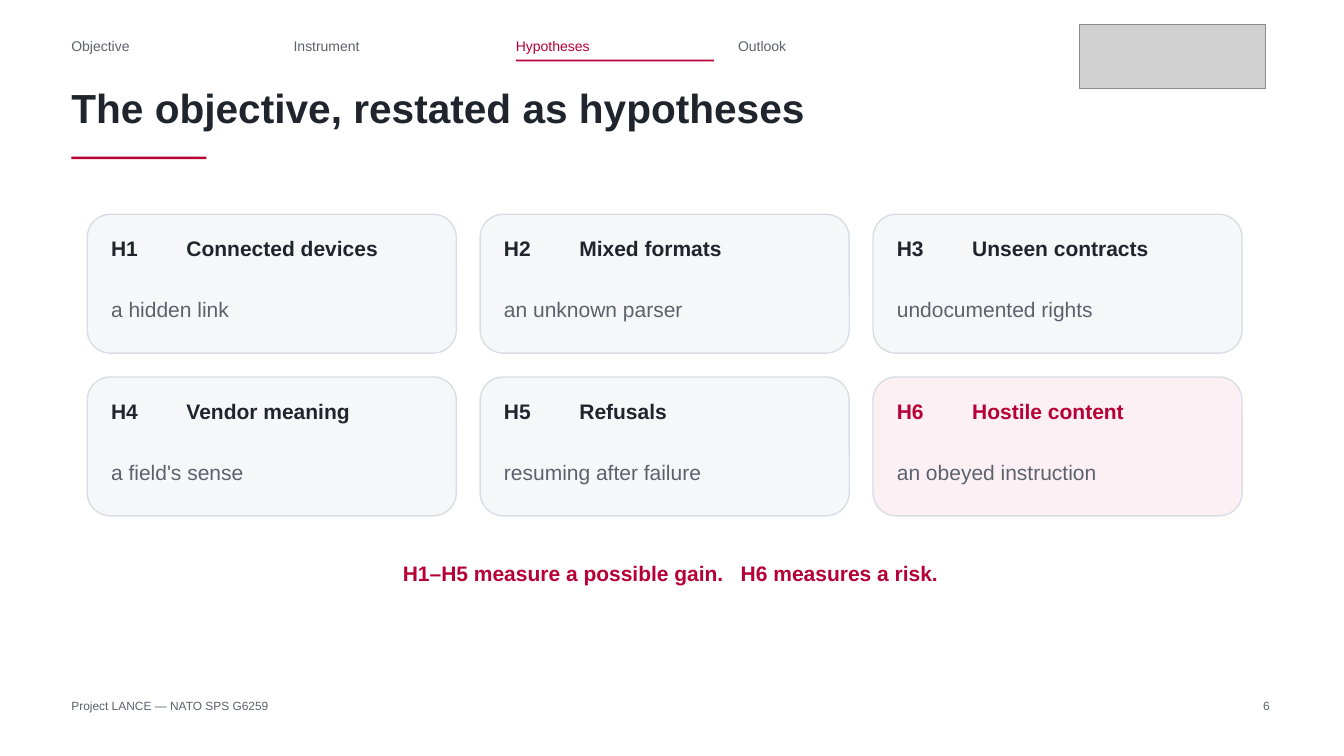
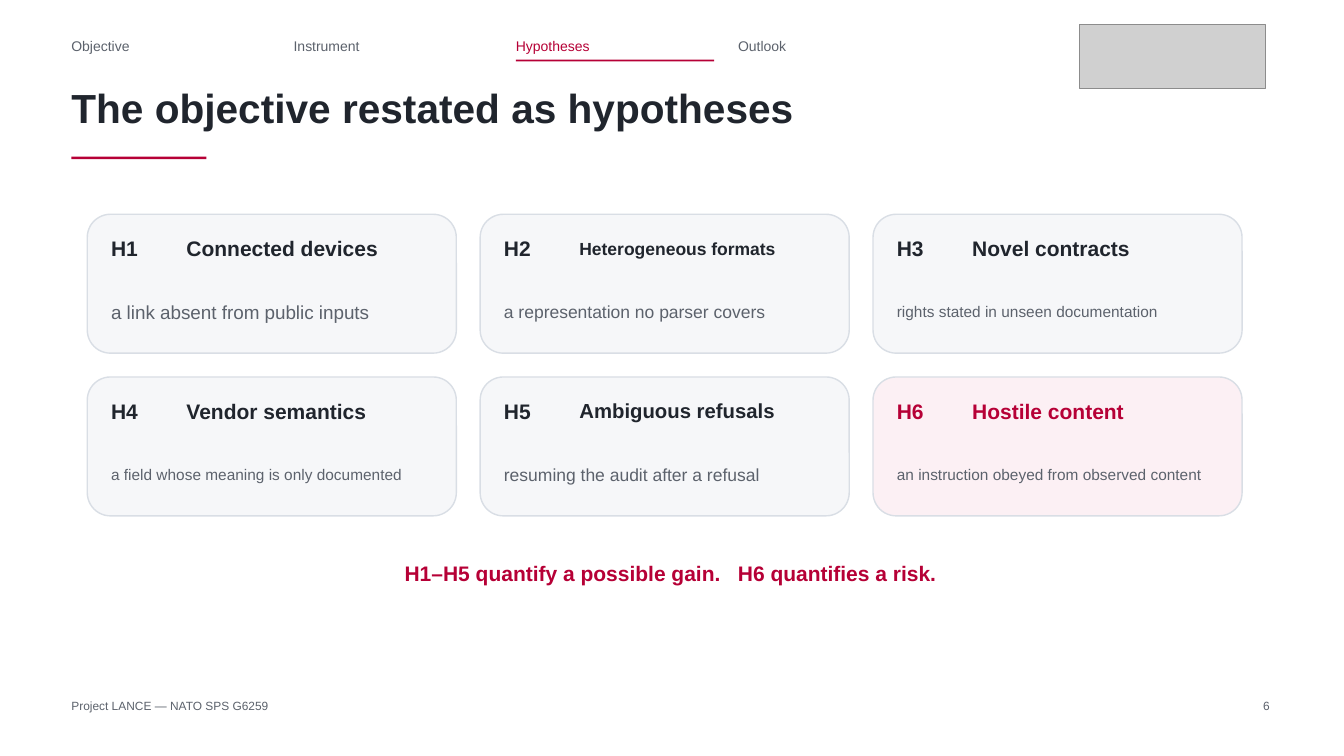
Before and after one commit to Tanguyvans/LANCE, a slide deck: slide 6 of objectifs/presentation-2026-10-23/slides.pptx. Drawn at 1344x756 pixels with LibreOffice and Linux fonts; fonts in the diff are those of the drawing; grey boxes stand for pictures. Boxes give left, top, right and bottom in pixels: in the first picture for what was removed or moved away, otherwise in the second. Text is boxed around its words. In the diff, an @@ line names an element or a change of style, - is before the commit and + after.

```diff
--- a/objectifs/presentation-2026-10-23/slides.pptx
+++ b/objectifs/presentation-2026-10-23/slides.pptx
@@ text at (71, 93, 794, 131): text changed @@
-The objective, restated as hypotheses
+The objective restated as hypotheses
@@ text at (579, 242, 775, 259): text changed; size 15 to 12.5 pt @@
-Mixed formats
+Heterogeneous formats
@@ text at (972, 240, 1129, 257): text changed @@
-Unseen contracts
+Novel contracts
@@ text at (111, 305, 369, 323): text changed; size 15 to 13.5 pt @@
-a hidden link
+a link absent from public inputs
@@ text at (504, 305, 766, 322): text changed; size 15 to 12.5 pt @@
-an unknown parser
+a representation no parser covers
@@ text at (897, 306, 1157, 320): text changed; size 15 to 11 pt @@
-undocumented rights
+rights stated in unseen documentation
@@ text at (186, 403, 366, 419): text changed @@
-Vendor meaning
+Vendor semantics
@@ text at (579, 403, 775, 423): text changed; size 15 to 14.5 pt @@
-Refusals
+Ambiguous refusals
@@ text at (111, 469, 402, 483): text changed; size 15 to 11 pt @@
-a field's sense
+a field whose meaning is only documented
@@ text at (504, 468, 759, 485): text changed; size 15 to 12.5 pt @@
-resuming after failure
+resuming the audit after a refusal
@@ text at (897, 469, 1202, 483): text changed; size 15 to 11 pt @@
-an obeyed instruction
+an instruction obeyed from observed content
@@ text at (405, 565, 936, 586): text changed @@
-H1–H5 measure a possible gain. H6 measures a risk.
+H1–H5 quantify a possible gain. H6 quantifies a risk.
```
Also in this commit, not shown: 8 other slides changed, 1 other file.
